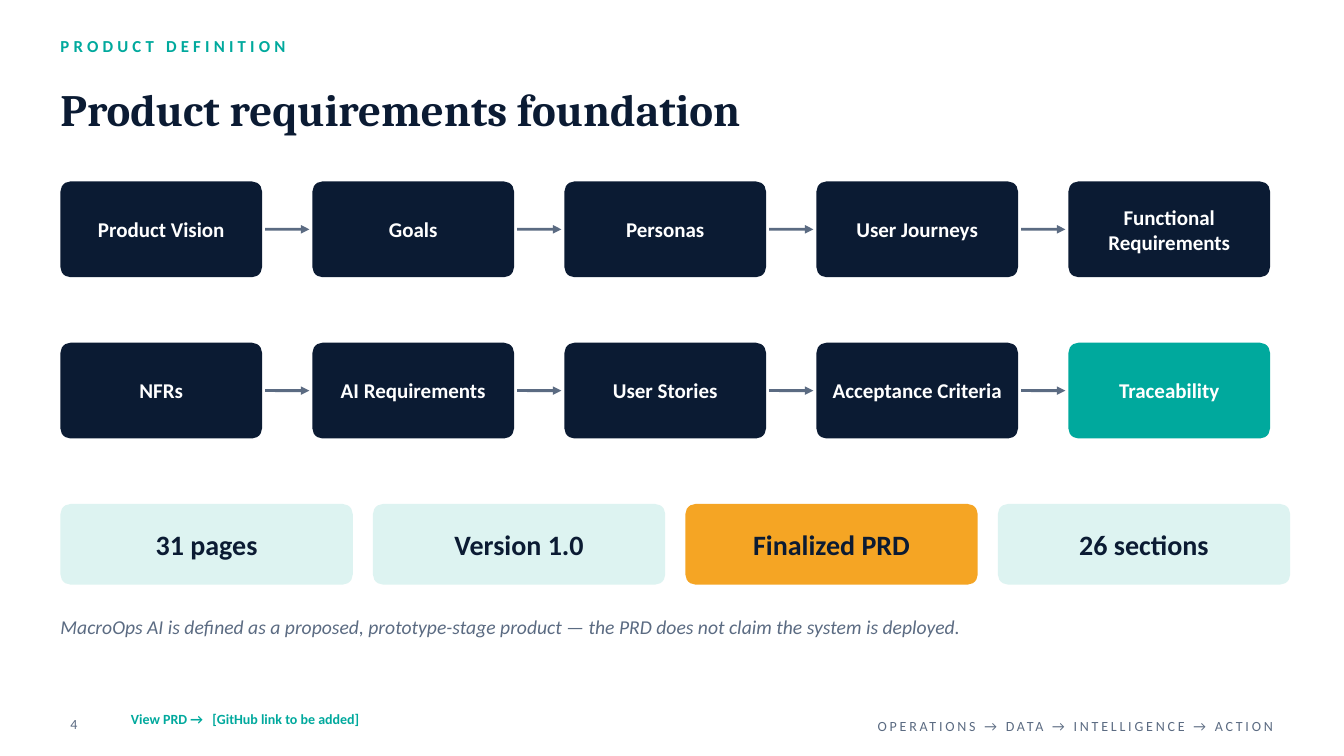
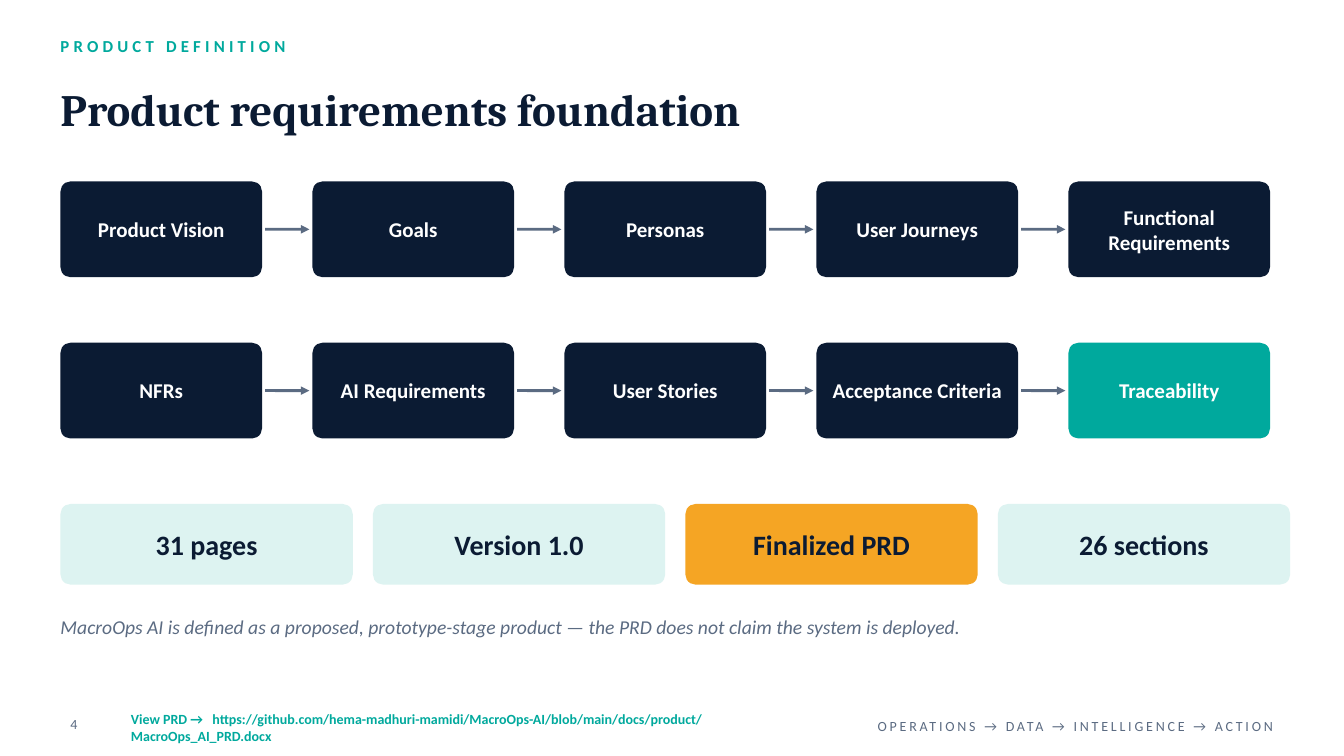
Before and after one commit to hema-madhuri-mamidi/MacroOps-AI, a slide deck: slide 4 of docs/presentations/MacroOps_AI_Milestone2_Review_Final.pptx. Drawn at 1344x756 pixels with LibreOffice and Linux fonts; fonts in the diff are those of the drawing. Boxes give left, top, right and bottom in pixels: in the first picture for what was removed or moved away, otherwise in the second. Text is boxed around its words. In the diff, an @@ line names an element or a change of style, - is before the commit and + after.

```diff
--- a/docs/presentations/MacroOps_AI_Milestone2_Review_Final.pptx
+++ b/docs/presentations/MacroOps_AI_Milestone2_Review_Final.pptx
@@ text at [131, 714, 702, 744]: text changed @@
-View PRD → [GitHub link to be added]
+View PRD → https://github.com/hema-madhuri-mamidi/MacroOps-AI/blob/main/docs/product/MacroOps_AI_PRD.docx
```
Also in this commit, not shown: 9 other slides changed.
